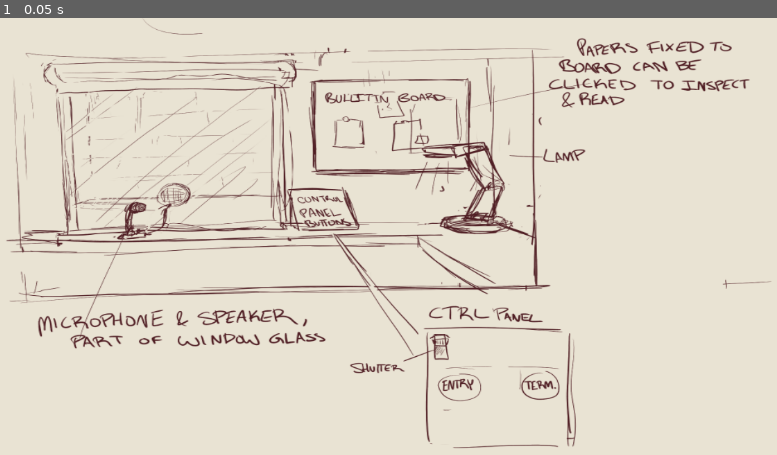
Above: before the commit, frame 1.
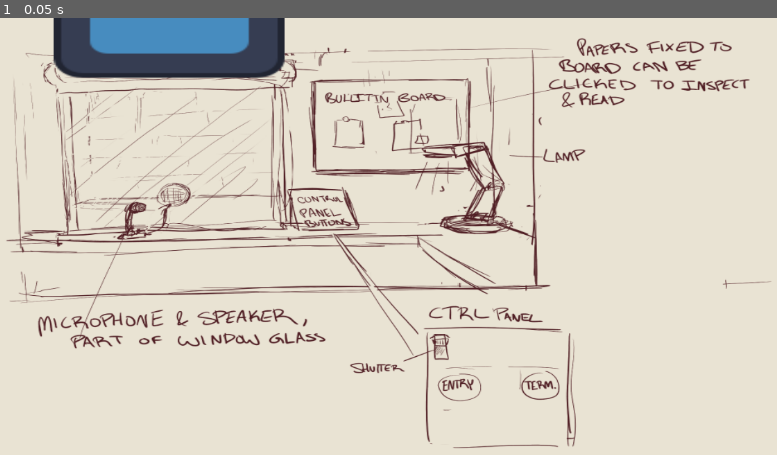
Above: after the commit, the same moment.

Repository: Primroseprime/TrustNoOne-BGJ26
Game: Godot game, scene res://Scenes/Office Scenes/office.tscn
Two runs of this game, one before a commit and one after it. Both use one fixed random seed, a clock stepped at 60 frames per second and the inputs below. The project has no main scene, so this scene is started directly. The engine's default icon, where the game draws it, is replaced by a stand-in: a white triangle on a blue panel in a dark square.
Inputs:
- Up to frame 1 (0.05 s): no input

The runs differ from the first frame. In frame 1, 4.0% of the frame differs, in the area x 6-37%, y 0-14%.

Commit message:
Shutter Switch

Diff:
--- a/Scenes/Office Scenes/office.tscn
+++ b/Scenes/Office Scenes/office.tscn
@@ -1,6 +1,11 @@
 [gd_scene format=3 uid="uid://d7ueom841gag"]
 
 [ext_resource type="Texture2D" uid="uid://de67irbi61q7g" path="res://Scenes/Office Scenes/Temp-Office Background.png" id="1_k1jqa"]
+[ext_resource type="Texture2D" uid="uid://j8my61f7tygl" path="res://Assets/icon.svg" id="2_4lxjs"]
+[ext_resource type="Script" uid="uid://hq12832svqie" path="res://Scenes/Office Scenes/shutter.gd" id="3_bbsgj"]
+
+[sub_resource type="RectangleShape2D" id="RectangleShape2D_4lxjs"]
+size = Vector2(29, 48)
 
 [node name="Office Root" type="Node2D" unique_id=619687857]
 
@@ -10,3 +15,20 @@
 position = Vector2(-2.2888184e-05, -2.3841858e-06)
 scale = Vector2(1.1659919, 0.8459529)
 texture = ExtResource("1_k1jqa")
+
+[node name="Shutter" type="Node" parent="." unique_id=853597080]
+
+[node name="Shutter Button Area" type="Area2D" parent="Shutter" unique_id=1950306858]
+script = ExtResource("3_bbsgj")
+
+[node name="Shutter Sprite" type="Sprite2D" parent="Shutter/Shutter Button Area" unique_id=263724383]
+position = Vector2(-300, -350.00003)
+scale = Vector2(2.6015625, 1.7578127)
+texture = ExtResource("2_4lxjs")
+
+[node name="Collision Shape" type="CollisionShape2D" parent="Shutter/Shutter Button Area" unique_id=1479526757]
+position = Vector2(90.5, 151)
+shape = SubResource("RectangleShape2D_4lxjs")
+
+[connection signal="mouse_entered" from="Shutter/Shutter Button Area" to="Shutter/Shutter Button Area" method="_on_mouse_entered"]
+[connection signal="mouse_exited" from="Shutter/Shutter Button Area" to="Shutter/Shutter Button Area" method="_on_mouse_exited"]
--- /dev/null
+++ b/Scenes/Office Scenes/shutter.gd
@@ -0,0 +1,40 @@
+extends Area2D
+
+# Button Script
+
+# Var for button
+var is_hovering := false
+
+# Get if Hovering
+func _on_mouse_entered() -> void:
+	is_hovering = true
+func _on_mouse_exited() -> void:
+	is_hovering = false
+
+# When Clicking Shutter Button -> Switch shutter state (var Shutter_Closed)
+func _input(event: InputEvent) -> void:
+	if Input.is_action_just_pressed("Left Click") and is_hovering:
+		Shutter_closed = !Shutter_closed
+		Shutter_Animation()
+
+# Sprite Script
+
+# Var for sprite
+var Shutter_closed := false
+
+var SPEED := 1.0
+
+# Sprite Movement
+func Shutter_Animation():
+
+	# Move shutter to close (pos.y = 125.0)
+	if Shutter_closed:
+		while $"Shutter Sprite".global_position.y < -125.0:
+			$"Shutter Sprite".global_position.y -= SPEED
+			print("Close")
+
+	# Move shutter to open (pos.y = 350.0)
+	elif !Shutter_closed:
+		while $"Shutter Sprite".position.y > -350.0:
+			$"Shutter Sprite".position.y += SPEED
+			print("Open")
--- a/project.godot
+++ b/project.godot
@@ -14,6 +14,14 @@
 config/features=PackedStringArray("4.6", "Forward Plus")
 config/icon="res://Assets/icon.svg"
 
+[input]
+
+"Left Click"={
+"deadzone": 0.2,
+"events": [Object(InputEventMouseButton,"resource_local_to_scene":false,"resource_name":"","device":-1,"window_id":0,"alt_pressed":false,"shift_pressed":false,"ctrl_pressed":false,"meta_pressed":false,"button_mask":0,"position":Vector2(0, 0),"global_position":Vector2(0, 0),"factor":1.0,"button_index":1,"canceled":false,"pressed":false,"double_click":false,"script":null)
+]
+}
+
 [physics]
 
 3d/physics_engine="Jolt Physics"
Not shown, added: Scenes/Office Scenes/shutter.gd.uid
